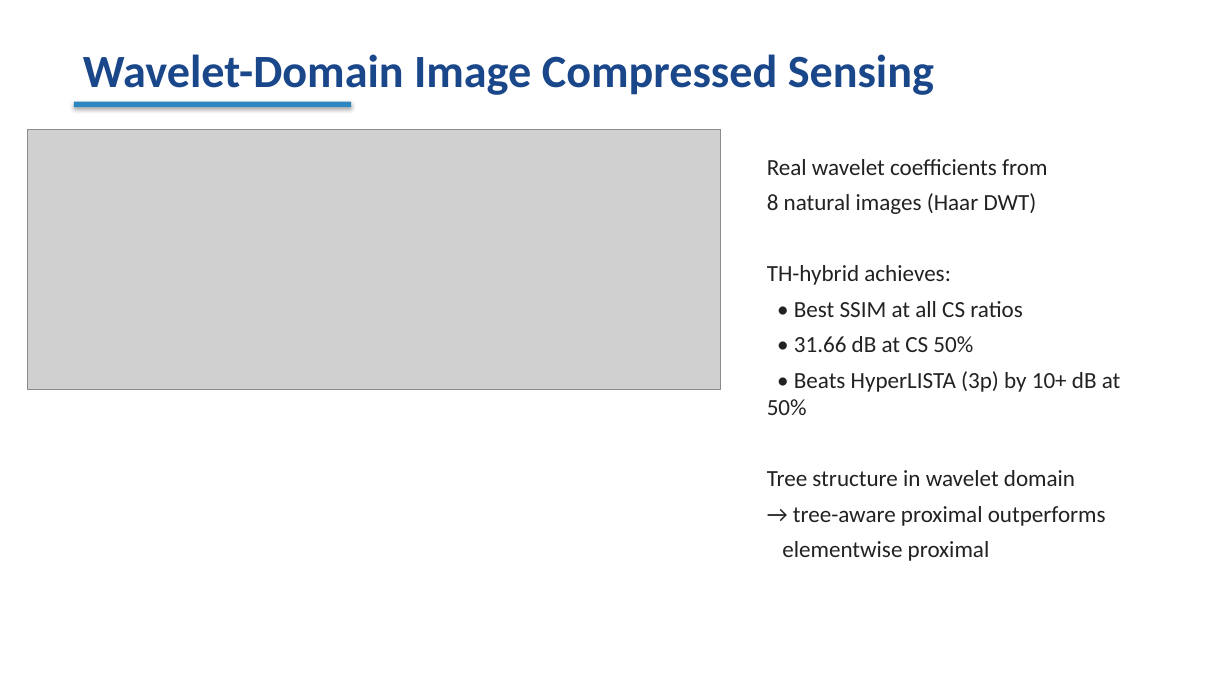
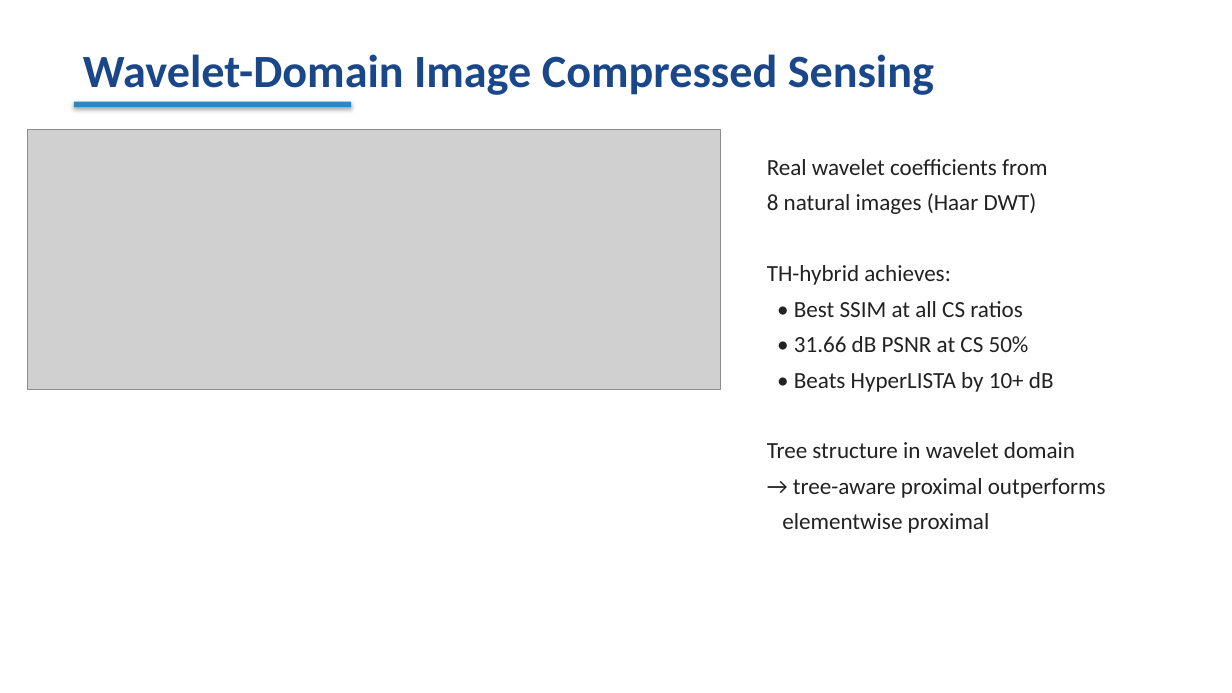
Before and after one commit to ALPHAGOD12/tree-hyperlista, a slide deck: slide 10 of paper/tree_hyperlista_slides.pptx. Drawn at 1232x693 pixels with LibreOffice and Linux fonts; fonts in the diff are those of the drawing; grey boxes stand for pictures. Boxes give left, top, right and bottom in pixels: in the first picture for what was removed or moved away, otherwise in the second. Text is boxed around its words. In the diff, an @@ line names an element or a change of style, - is before the commit and + after.

```diff
--- a/paper/tree_hyperlista_slides.pptx
+++ b/paper/tree_hyperlista_slides.pptx
@@ text at bbox=[794, 336, 1054, 392]: text changed @@
-• 31.66 dB at CS 50%
-• Beats HyperLISTA (3p) by 10+ dB at 50%
+• 31.66 dB PSNR at CS 50%
+• Beats HyperLISTA by 10+ dB
```
Also in this commit, not shown: 9 other slides changed, 5 slides added, 3 other files.
